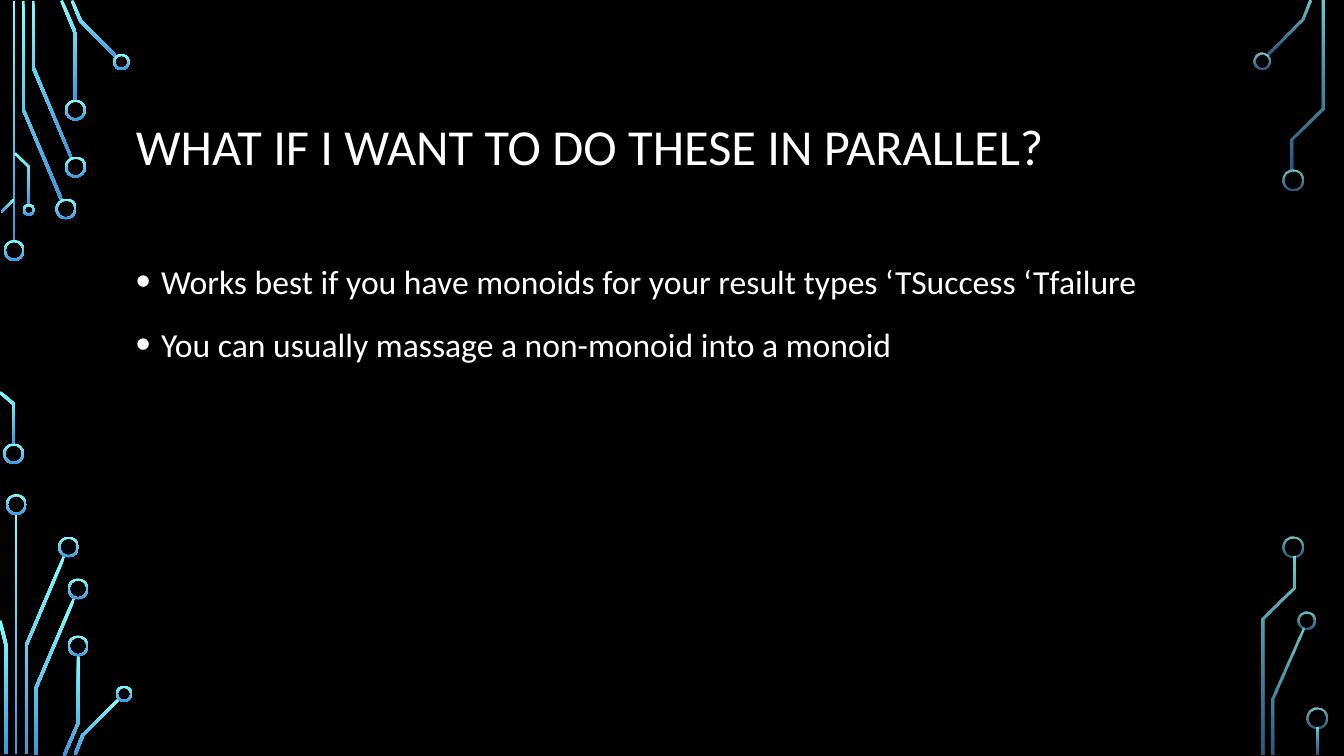
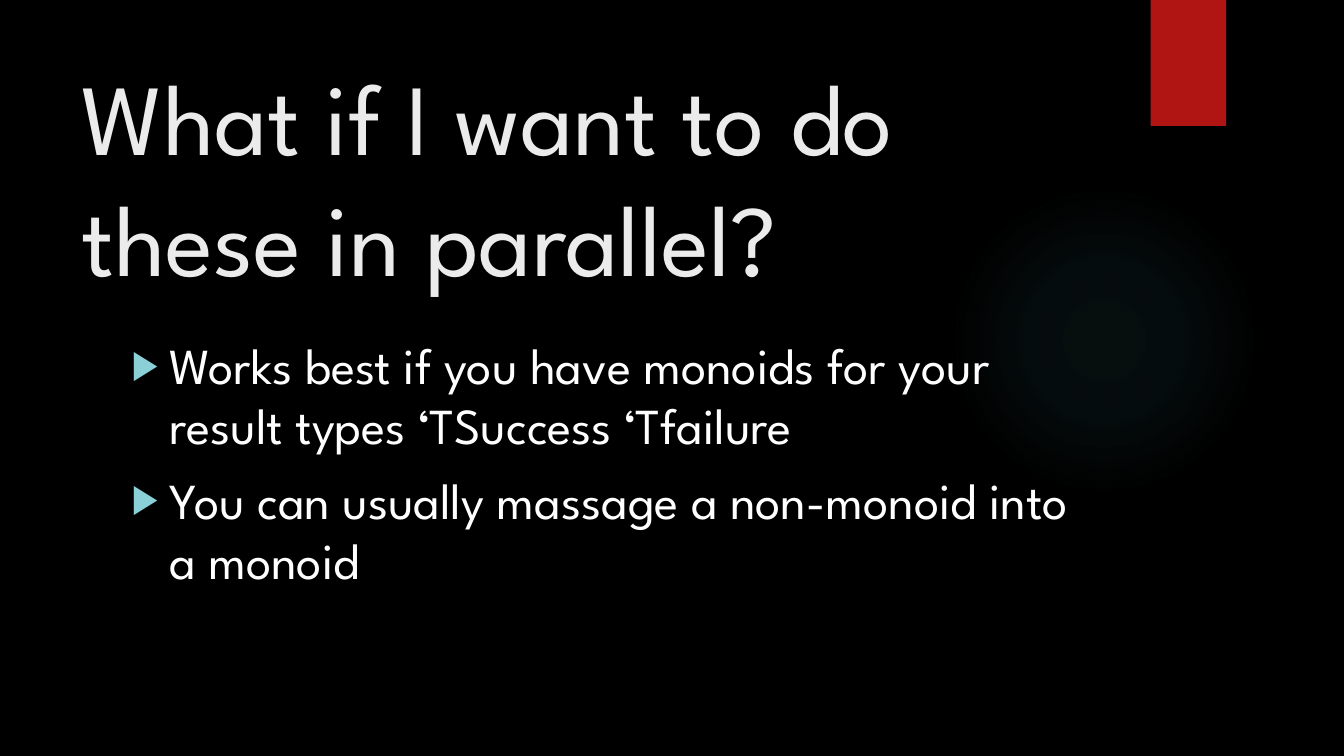
Before and after one commit to daleardi/roptalk, a slide deck: slide 32 of Monadic Error Handling Final.pptx. Drawn at 1344x756 pixels with LibreOffice and Linux fonts; fonts in the diff are those of the drawing; background and template pictures are left out. Boxes give left, top, right and bottom in pixels: in the first picture for what was removed or moved away, otherwise in the second. Text is boxed around its words. In the diff, an @@ line names an element or a change of style, - is before the commit and + after.

Commit message:
changed font size

```diff
--- a/Monadic Error Handling Final.pptx
+++ b/Monadic Error Handling Final.pptx
@@ rectangle added at bbox=[1150, 0, 1226, 126], fill #B01513 @@
@@ title "What if I want to ..." at bbox=[81, 84, 893, 297]: vertical alignment middle to top @@
@@ title at bbox=[81, 84, 893, 297]: text changed; size 36 to 72 pt; font Calibri to League Spartan; text colour #FFFFFF to #EBEBEB @@
-WHAT IF I WANT TO DO THESE IN PARALLEL?
+What if I want to do these in parallel?
@@ ellipse added at bbox=[949, 185, 1259, 495], fill gradient #50B9C1 @@
@@ text "Works best if you have ...": place and size @@
-text "Works best if you have ..." at bbox=[161, 270, 1136, 363]
+text "Works best if you have ..." at bbox=[170, 348, 1067, 580]
@@ text "Works best if you have ..." at bbox=[170, 348, 1067, 580]: size 24 to 36 pt, font Calibri to League Spartan; bullet • to ▶; line spacing 1.2 to 1 @@
@@ group removed at bbox=[0, 0, 1328, 756]: 33 freeform shapes, 3 rectangles @@
```
Also in this commit, not shown: 40 other slides changed.
